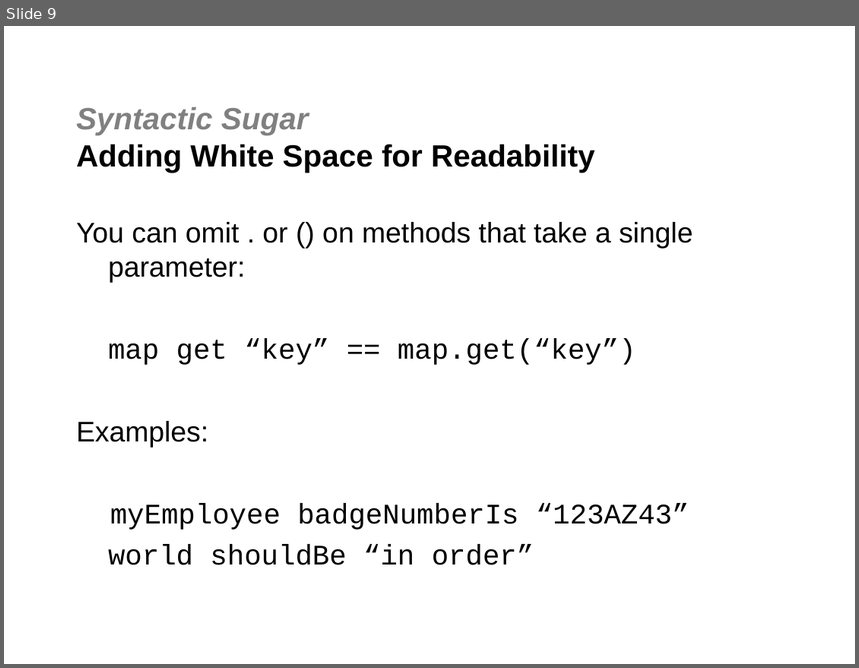
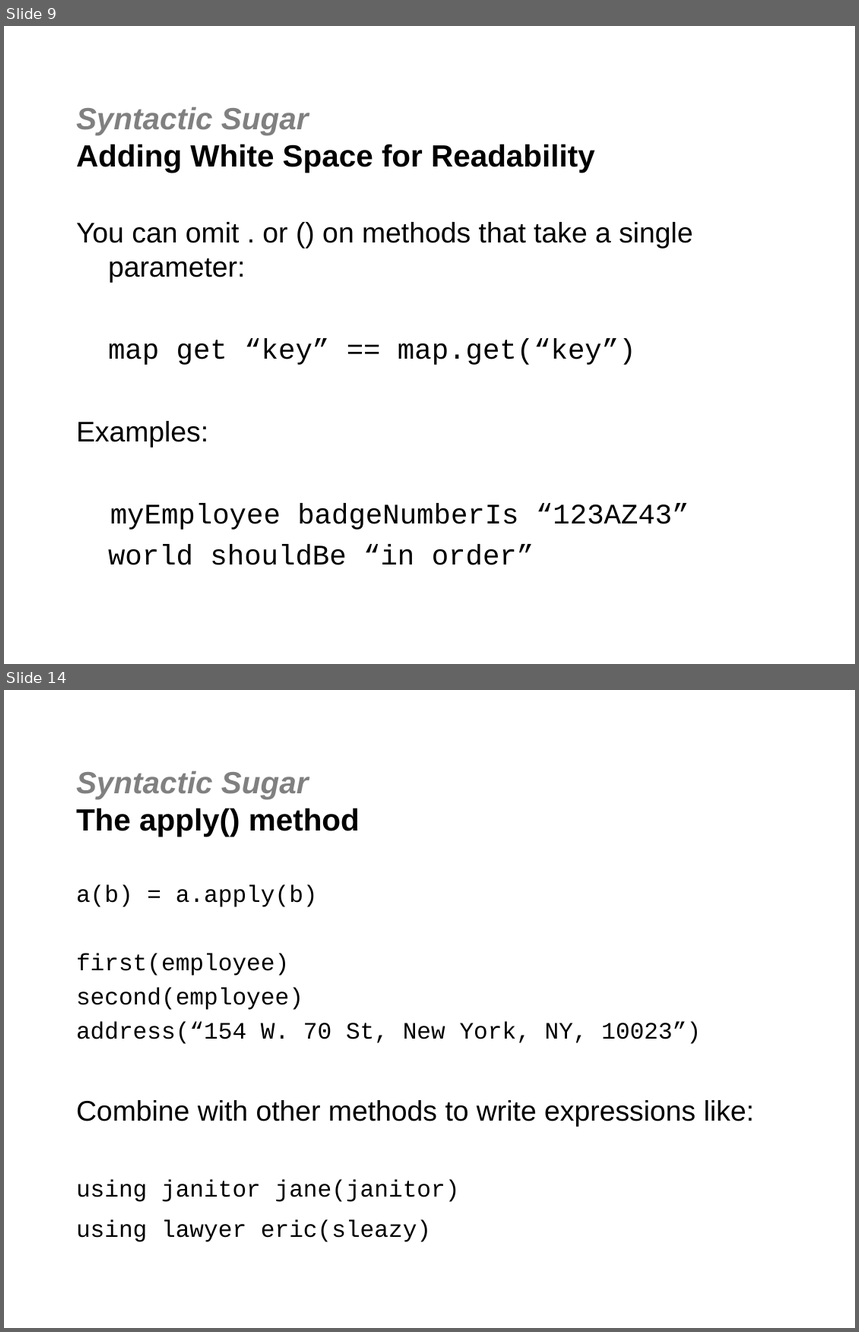
Before and after one commit to jgoodsen/agile2010, a slide deck: dsl.ppt. Shown one above the other, each under a label of ours: slide 9 before the commit, slides 9 and 14 after it; the slides between them are not shown. The pictures are 859x668 and 859x1332 pixels, drawn with LibreOffice and Linux fonts; fonts in the diff are those of the drawing; background and template pictures are left out. Boxes give left, top, right and bottom in pixels: in the first picture for what was removed or moved away, otherwise in the second. Text is boxed around its words. In the diff, an @@ line names an element or a change of style, - is before the commit and + after.

```diff
--- a/dsl.ppt
+++ b/dsl.ppt
@@ slide 14 added at [4,690,855,1328], background #FFFFFF @@
@@ title added at [76,771,360,836], 26 pt, text #000000, bold @@
+Syntactic Sugar
+The apply() method
@@ text added at [76,885,754,1243], 20 pt, text #000000 @@
+a(b) = a.apply(b)
+first(employee)
+second(employee)
+address(“154 W. 70 St, New York, NY, 10023”)
+Combine with other methods to write expressions like:
+using janitor jane(janitor)
+using lawyer eric(sleazy)
```
Also in this commit, not shown: 4 slides changed, 7 other slides added, 1 other file.
